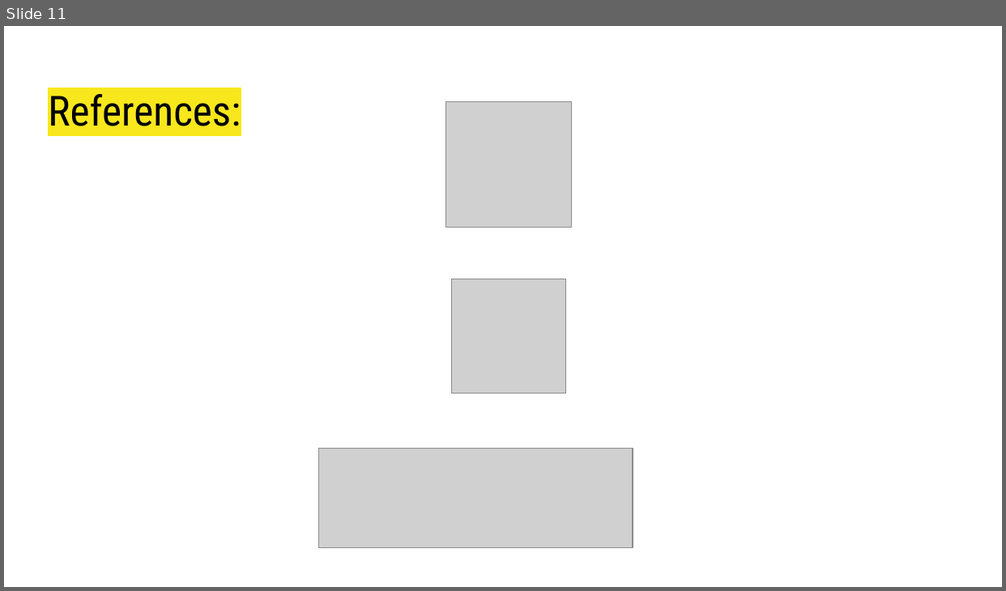
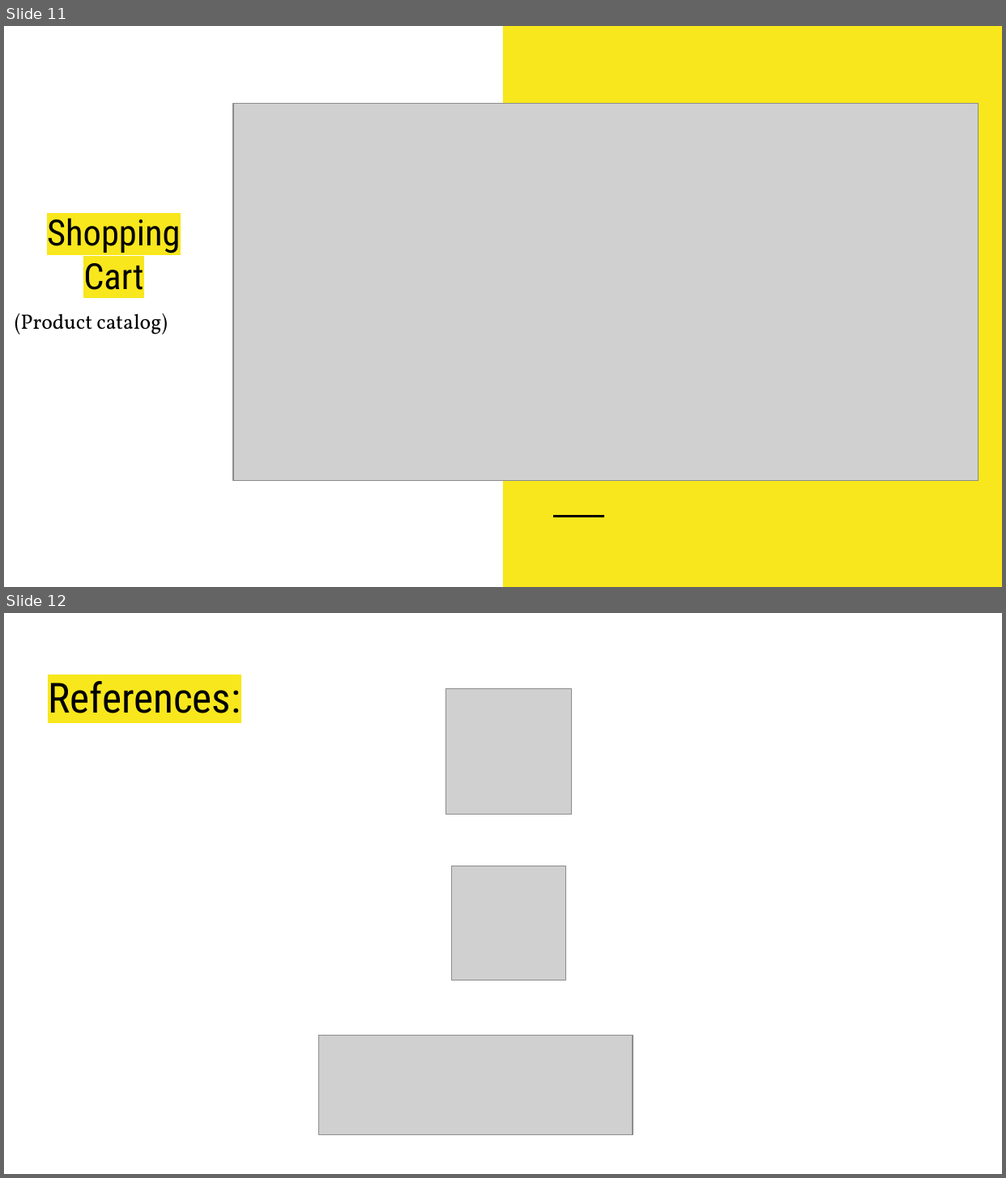
Before and after one commit to Vannet-Thai/static_midterm, a slide deck: static_midterm/midterm,video,report,powerpoint/midterm_g3.pptx. Shown one above the other, each under a label of ours: slide 11 before the commit, slides 11 and 12 after it. The pictures are 1006x591 and 1006x1178 pixels, drawn with LibreOffice and Linux fonts; fonts in the diff are those of the drawing; grey boxes stand for pictures. Boxes give left, top, right and bottom in pixels: in the first picture for what was removed or moved away, otherwise in the second. Text is boxed around its words. In the diff, an @@ line names an element or a change of style, - is before the commit and + after.

Commit message:
edit add to cart

```diff
--- a/static_midterm/midterm,video,report,powerpoint/midterm_g3.pptx
+++ b/static_midterm/midterm,video,report,powerpoint/midterm_g3.pptx
@@ slide 11 added at (x1=4, y1=26, x2=1002, y2=587), background #FFFFFF @@
@@ rectangle added at (x1=503, y1=26, x2=1002, y2=587), fill #F8E71C @@
@@ picture added at (x1=233, y1=104, x2=979, y2=481) @@
@@ title added at (x1=47, y1=212, x2=180, y2=299), 26 pt, text #000000 @@
+Shopping Cart
@@ subtitle added at (x1=15, y1=314, x2=167, y2=335), 15 pt, text #000000 @@
+(Product catalog)
@@ line added from (553, 517) to (603, 517), #000000 1.5 pt @@
@@ what was slide 11 is now slide 12 @@
```
Also in this commit, not shown: 1 slide changed, 1 other file.
